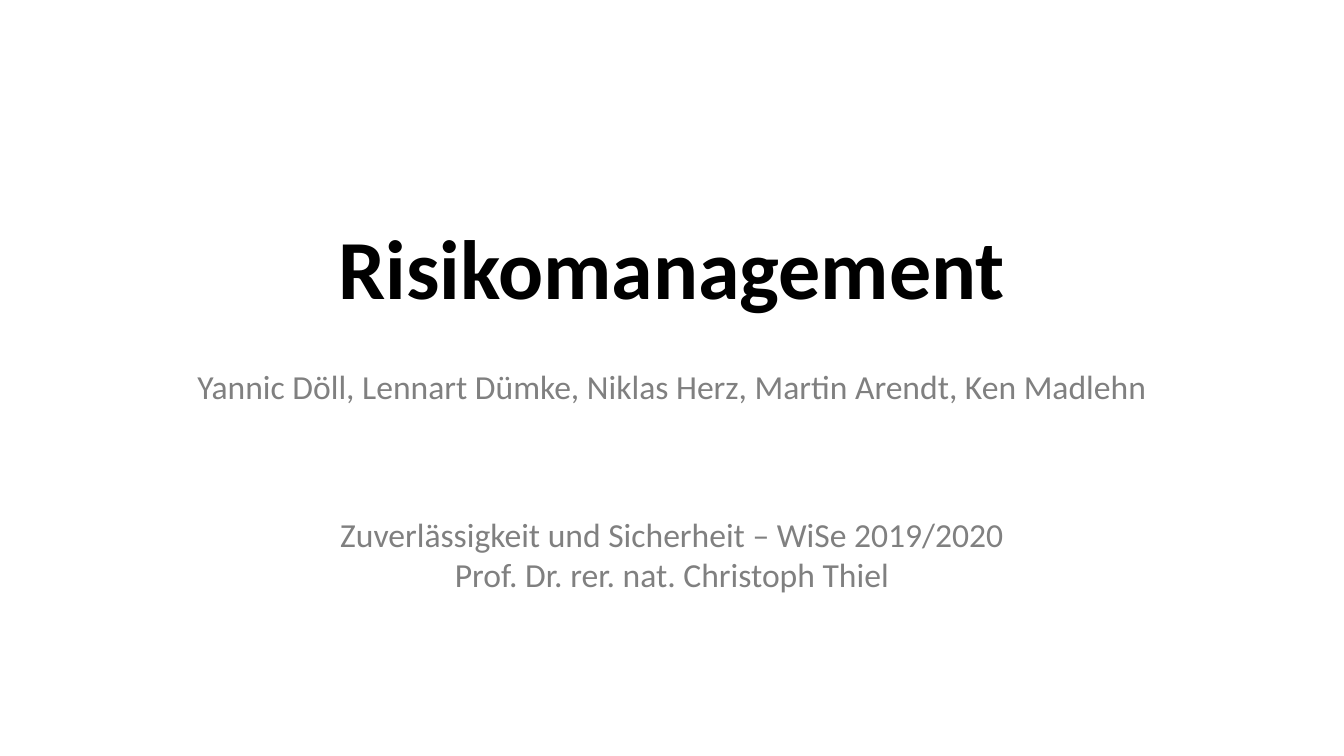
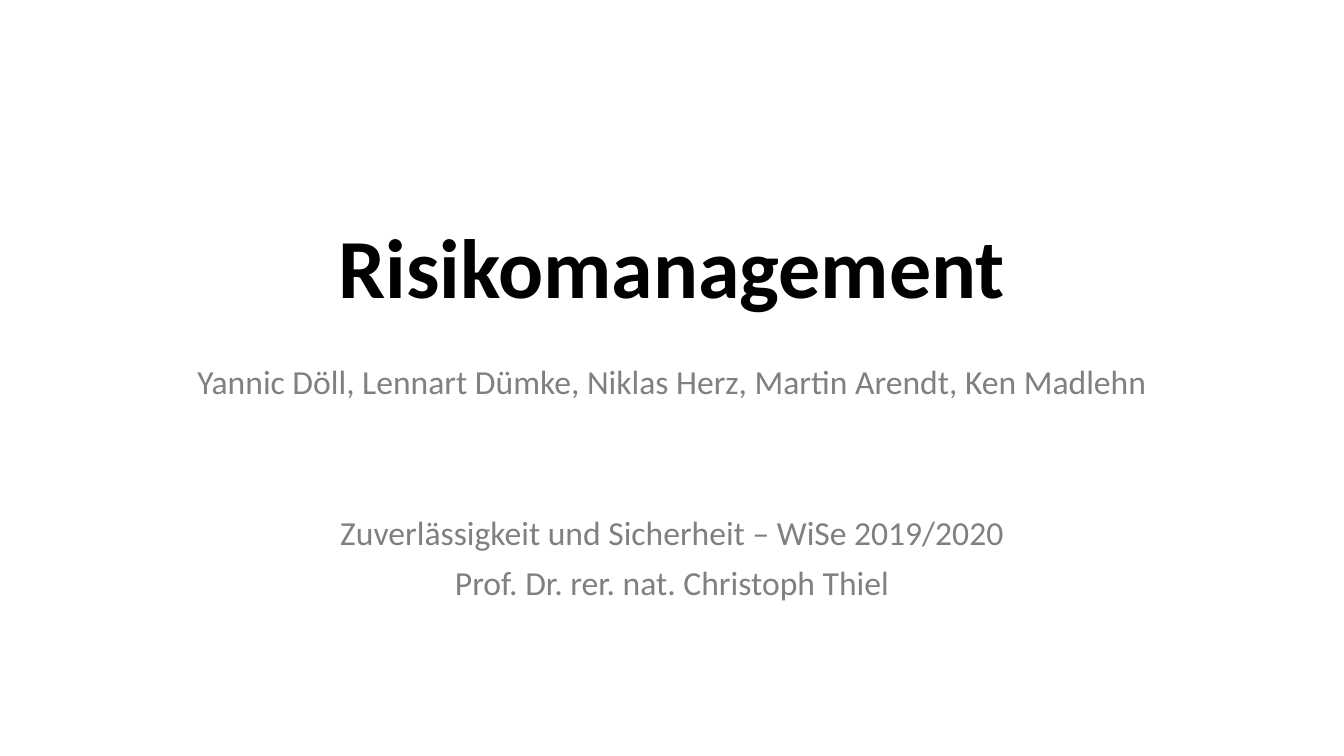
Before and after one commit to LennartDuemke/Sicherheit, a slide deck: slide 1 of Risikomanagement.pptx. Drawn at 1344x756 pixels with LibreOffice and Linux fonts; fonts in the diff are those of the drawing. Boxes give left, top, right and bottom in pixels: in the first picture for what was removed or moved away, otherwise in the second. Text is boxed around its words. In the diff, an @@ line names an element or a change of style, - is before the commit and + after.

```diff
--- a/Risikomanagement.pptx
+++ b/Risikomanagement.pptx
@@ subtitle "Yannic Döll, Lennart Dümke, Niklas ..." at (x1=197, y1=370, x2=1146, y2=601): line spacing 1 to 0.9; more space between paragraphs @@
```
Also in this commit, not shown: 47 other slides changed, 1 slide removed.
